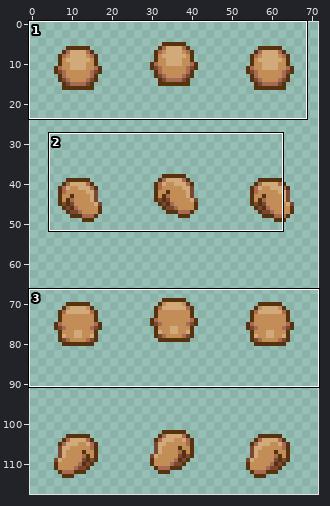
A sprite sheet gets an edit: collection/cabbit-custom/sprite/base/parts/head/PNG/24x32/head-heavy-light_brown.png. The picture above shows the old version from afar; the outline marks the close-up.
Close-up. As it was:
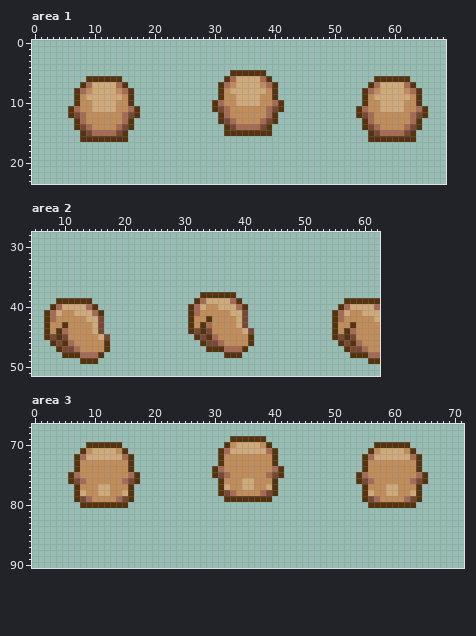
The file is 72x128 pixels. Shown: area 1: x 0..68, y 0..23; area 2: x 5..62, y 28..51; area 3: x 0..71, y 67..90. The wide view leaves out empty margins. The commit also changed other parts of the picture, which this record leaves out.
New version:
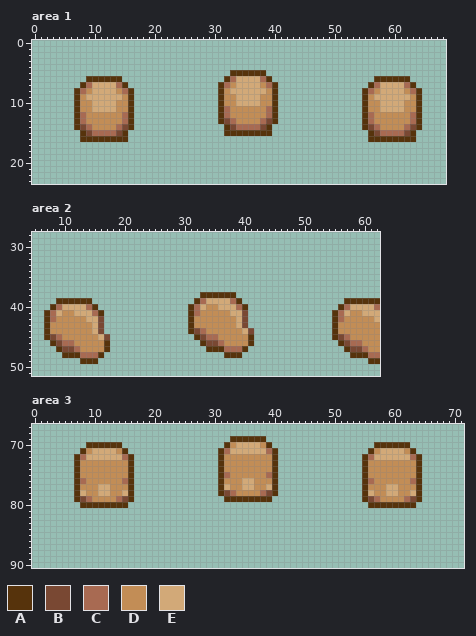
Palette (. is transparent): A #56330c  B #794833  C #a86a52  D #c28d56  E #d2a978
From old to new:
Changed rows in their new state; - is an unchanged pixel.
Area 1:
first column x 6:
10 ------------------------.A--------A.------------------------
11 .A--------A.------------.A--------A.------------.A--------A.
12 .A--------A.------------------------------------.A--------A.
Area 2:
first column x 9:
42 -------------------------D------------------------
43 -D----------------------DD-----------------------D
44 DD----------------------CD----------------------DD
45 CD-----------------------C----------------------CD
46 -C-----------------------------------------------C
Area 3:
first column x 6:
74 ------------------------.A--------A.------------------------
75 .A--------A.------------.A--------A.------------.A--------A.
76 .A--------A.------------------------------------.A--------A.
